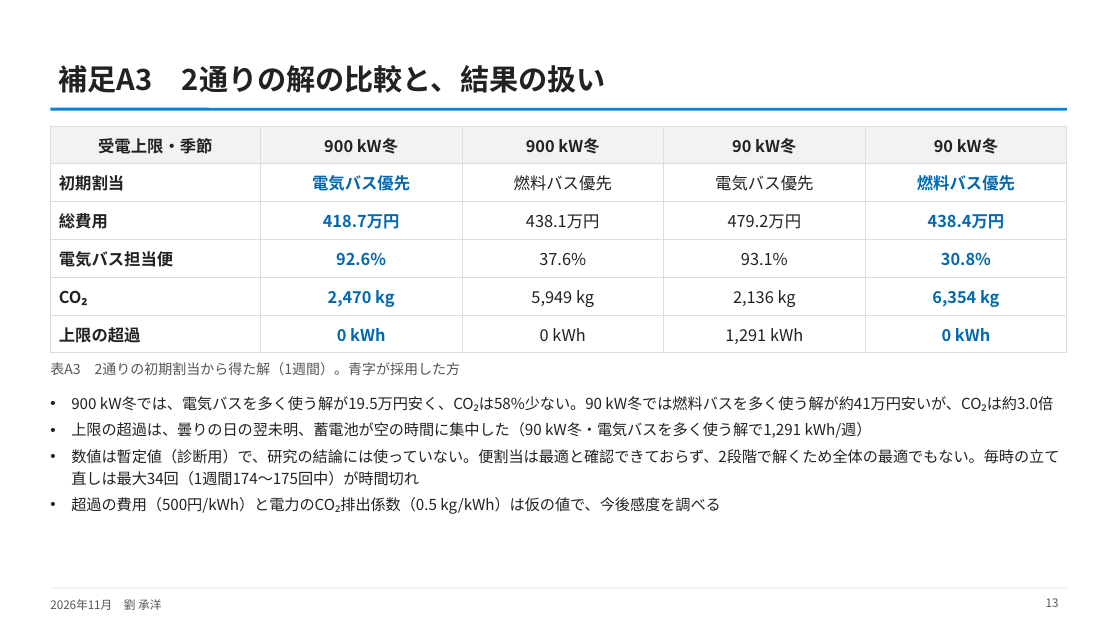
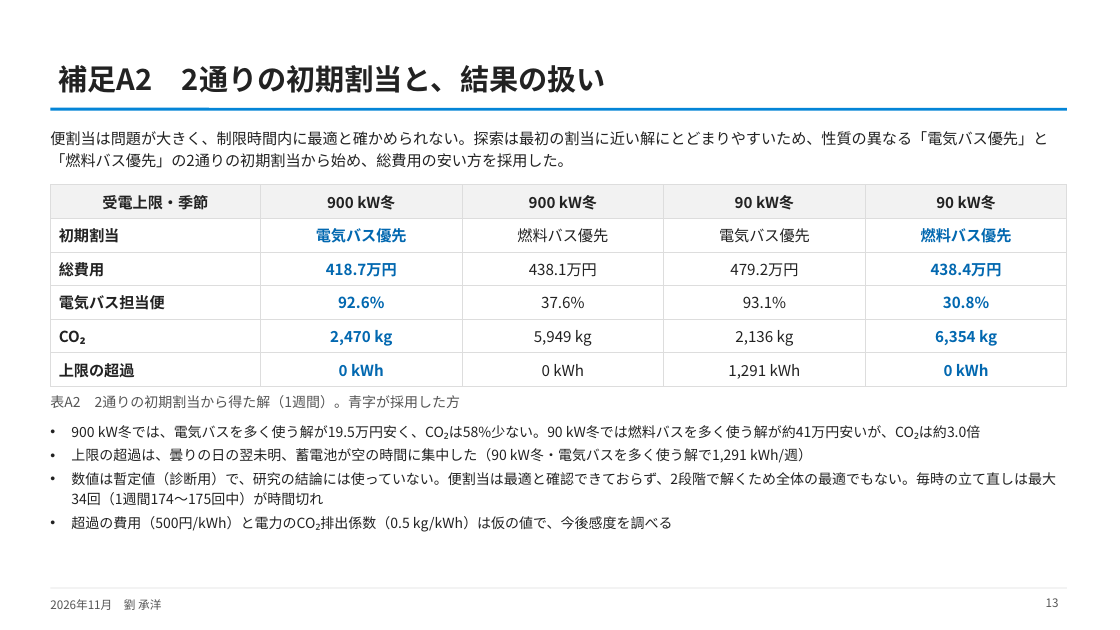
Before and after one commit to CYLIU2003/master-course, a slide deck: slide 13 of outcome/2026-11-16_nishiyama_consult/西山先生へのご相談_最新結果と3本目の柱.pptx. Drawn at 1120x630 pixels with LibreOffice and Linux fonts; fonts in the diff are those of the drawing. Boxes give left, top, right and bottom in pixels: in the first picture for what was removed or moved away, otherwise in the second. Text is boxed around its words. In the diff, an @@ line names an element or a change of style, - is before the commit and + after.

```diff
--- a/outcome/2026-11-16_nishiyama_consult/西山先生へのご相談_最新結果と3本目の柱.pptx
+++ b/outcome/2026-11-16_nishiyama_consult/西山先生へのご相談_最新結果と3本目の柱.pptx
@@ title at box(59, 65, 606, 93): text changed @@
-補足A3 2通りの解の比較と、結果の扱い
+補足A2 2通りの初期割当と、結果の扱い
@@ text added at box(50, 131, 1048, 168), 13 pt, text #222222 @@
+便割当は問題が大きく、制限時間内に最適と確かめられない。探索は最初の割当に近い解にとどまりやすいため、性質の異なる「電気バス優先」と「燃料バス優先」の2通りの初期割当から始め、総費用の安い方を採用した。
@@ table at box(50, 185, 1067, 383) @@
@@ size 14 to 13 pt @@
@@ table: place and size @@
-table at box(50, 126, 1067, 348)
+table at box(50, 185, 1067, 383)
@@ text at box(50, 395, 460, 408): text changed @@
-表A3 2通りの初期割当から得た解（1週間）。青字が採用した方
+表A2 2通りの初期割当から得た解（1週間）。青字が採用した方
@@ text "900 kW冬では、電気バスを多く使う解が19.5万円安く、CO₂は58%少ない。90 kW冬では燃料バスを多く使う解が ...": place and size @@
-text "900 kW冬では、電気バスを多く使う解が19.5万円安く、CO₂は58%少ない。90 kW冬では燃料バスを多く使う解が ..." at box(71, 396, 1059, 514)
+text "900 kW冬では、電気バスを多く使う解が19.5万円安く、CO₂は58%少ない。90 kW冬では燃料バスを多く使う解が ..." at box(71, 425, 1056, 532)
@@ text "900 kW冬では、電気バスを多く使う解が19.5万円安く、CO₂は58%少ない。90 kW冬では燃料バスを多く使う解が ..." at box(71, 425, 1056, 532): size 13 to 12 pt; less space between paragraphs @@
```
Also in this commit, not shown: 3 other slides changed, 1 slide added, 1 slide removed, 2 other files.
